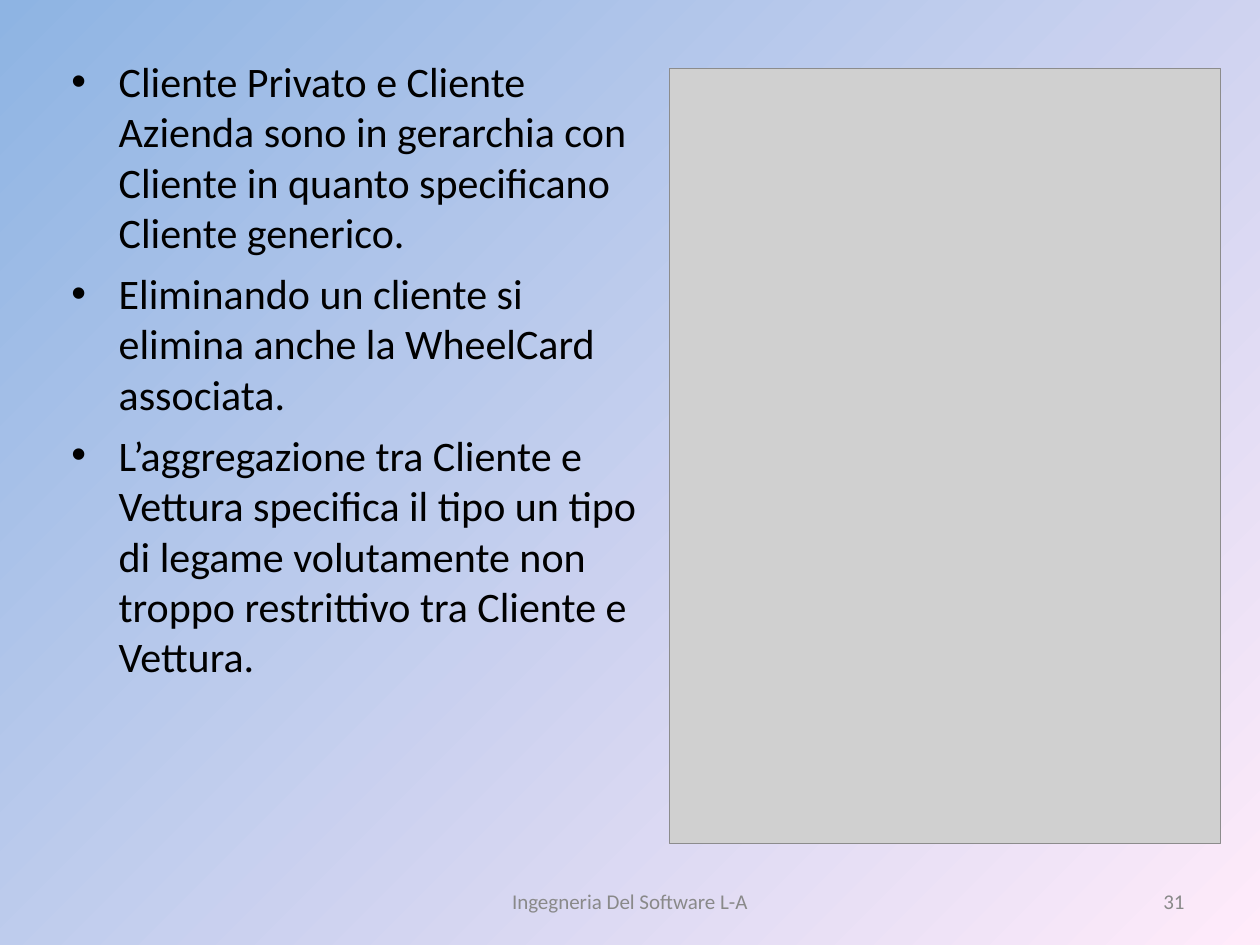
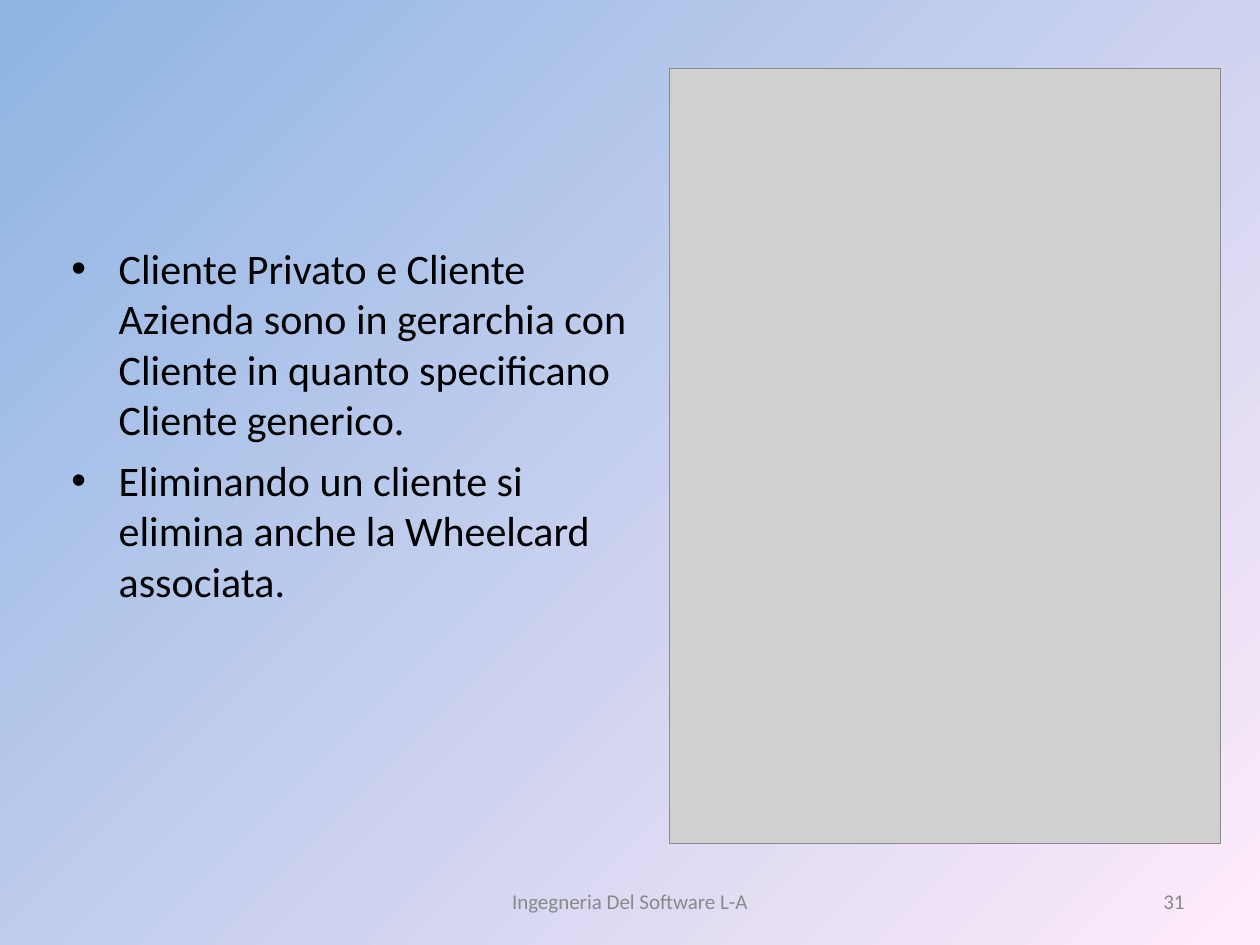
Before and after one commit to liannario/ingsoftbo, a slide deck: slide 31 of ViaggiateSicuri.ppt. Drawn at 1260x945 pixels with LibreOffice and Linux fonts; fonts in the diff are those of the drawing; grey boxes stand for pictures. Boxes give left, top, right and bottom in pixels: in the first picture for what was removed or moved away, otherwise in the second. Text is boxed around its words. In the diff, an @@ line names an element or a change of style, - is before the commit and + after.

```diff
--- a/ViaggiateSicuri.ppt
+++ b/ViaggiateSicuri.ppt
@@ text "Cliente Privato e Cliente Azienda ...": place and size @@
-text "Cliente Privato e Cliente Azienda ..." at bbox=[119, 67, 637, 673]
+text "Cliente Privato e Cliente Azienda ..." at bbox=[119, 254, 626, 598]
@@ text at bbox=[119, 466, 589, 598]: text changed @@
-• Eliminando un cliente si elimina anche la WheelCard associata.
-• L’aggregazione tra Cliente e Vettura specifica il tipo un tipo di legame volutamente non troppo restrittivo tra Cliente e Vettura.
+• Eliminando un cliente si elimina anche la Wheelcard associata.
```
Also in this commit, not shown: 2 other slides changed.
